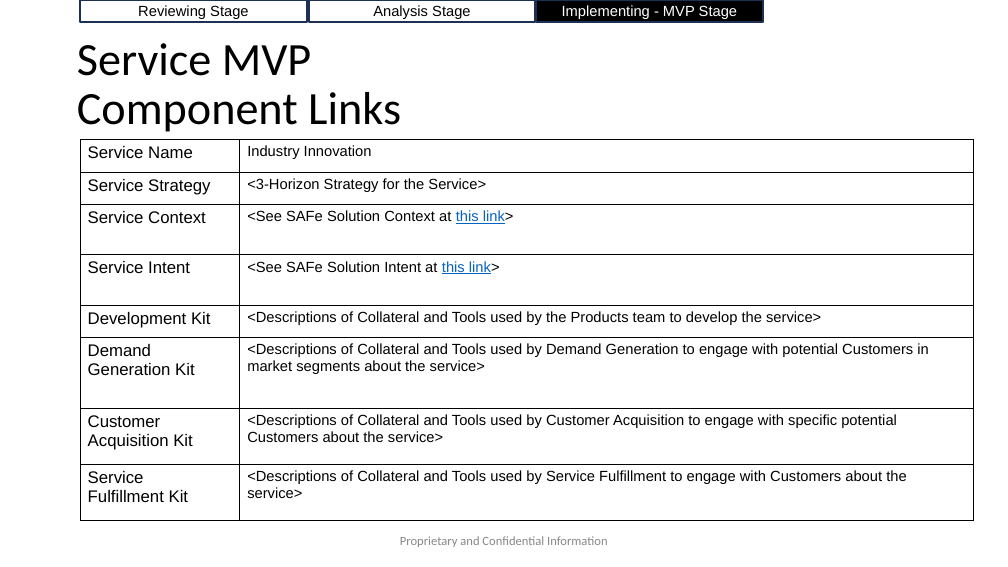
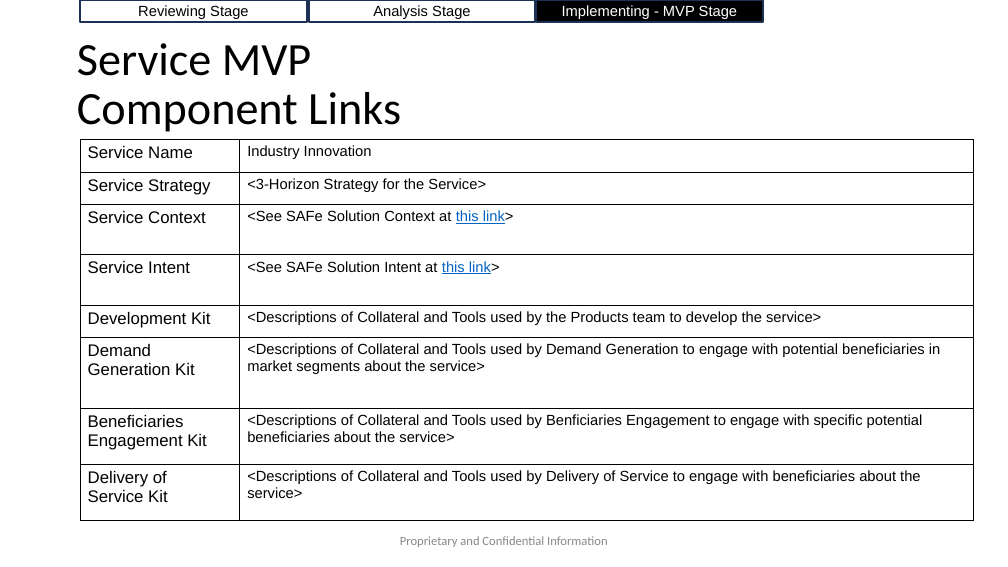
Before and after one commit to AccelRR8-Consortium-NonProfit/Management-Public, a slide deck: slide 15 of docs/2_Value_Creation/2a_Product/Industry Innovation/Industry Innovation v1 Lean Business Case.pptx. Drawn at 1008x567 pixels with LibreOffice and Linux fonts; fonts in the diff are those of the drawing; background and template pictures are left out. Boxes give left, top, right and bottom in pixels: in the first picture for what was removed or moved away, otherwise in the second. Text is boxed around its words. In the diff, an @@ line names an element or a change of style, - is before the commit and + after.

```diff
--- a/docs/2_Value_Creation/2a_Product/Industry Innovation/Industry Innovation v1 Lean Business Case.pptx
+++ b/docs/2_Value_Creation/2a_Product/Industry Innovation/Industry Innovation v1 Lean Business Case.pptx
@@ table at [80,140,974,521] @@
-row 6, column 2: <Descriptions of Collateral and Tools used by Demand Generation to engage with potential Customers in market segments about the service>
+row 6, column 2: <Descriptions of Collateral and Tools used by Demand Generation to engage with potential beneficiaries in market segments about the service>
-row 7, column 1: Customer Acquisition Kit
+row 7, column 1: Beneficiaries Engagement Kit
-row 7, column 2: <Descriptions of Collateral and Tools used by Customer Acquisition to engage with specific potential Customers about the service>
+row 7, column 2: <Descriptions of Collateral and Tools used by Benficiaries Engagement to engage with specific potential beneficiaries about the service>
-row 8, column 1: Service Fulfillment Kit
+row 8, column 1: Delivery of Service Kit
-row 8, column 2: <Descriptions of Collateral and Tools used by Service Fulfillment to engage with Customers about the service>
+row 8, column 2: <Descriptions of Collateral and Tools used by Delivery of Service to engage with beneficiaries about the service>
```
Also in this commit, not shown: 11 other slides changed, 2 other files.
